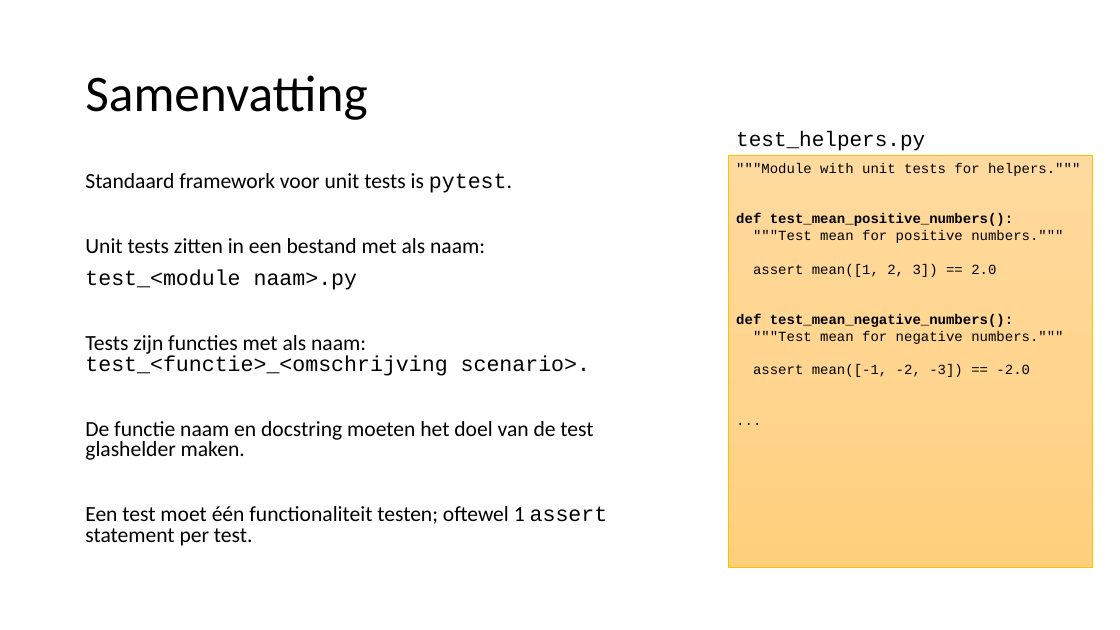
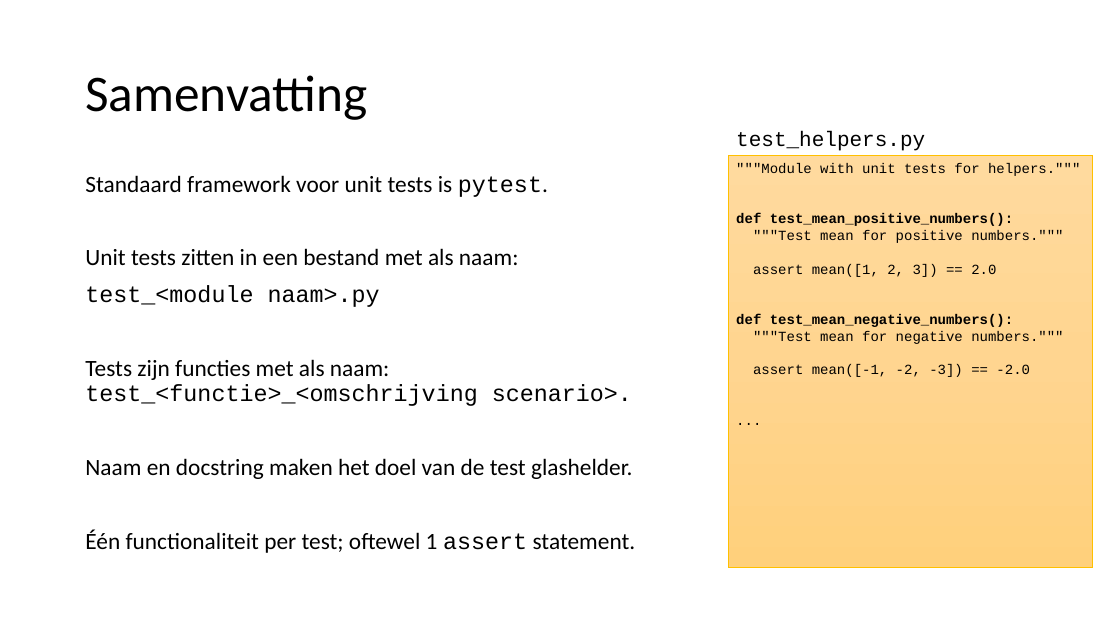
Before and after one commit to LFKoning/knowledge-sharing, a slide deck: slide 6 of unit_tests/kennissessie_unit_testing.pptx. Drawn at 1120x630 pixels with LibreOffice and Linux fonts; fonts in the diff are those of the drawing. Boxes give left, top, right and bottom in pixels: in the first picture for what was removed or moved away, otherwise in the second. Text is boxed around its words. In the diff, an @@ line names an element or a change of style, - is before the commit and + after.

Commit message:
Update unit testing slides

```diff
--- a/unit_tests/kennissessie_unit_testing.pptx
+++ b/unit_tests/kennissessie_unit_testing.pptx
@@ text at (x1=85, y1=175, x2=632, y2=406): size 18.5 to 20 pt in "Standaard framework voor unit tests is pytest.", "Unit tests zitten in een bestand met ...", "test_<module naam>.py", "Tests zijn functies met als naam: test_<functie>_<omschrijvi ..."; line spacing 0.8 to 0.9 @@
@@ text at (x1=85, y1=458, x2=636, y2=553): text changed; size 18.5 to 20 pt @@
-De functie naam en docstring moeten het doel van de test glashelder maken.
-Een test moet één functionaliteit testen; oftewel 1 assert statement per test.
+Naam en docstring maken het doel van de test glashelder.
+Één functionaliteit per test; oftewel 1 assert statement.
```
Also in this commit, not shown: 3 other slides changed.
